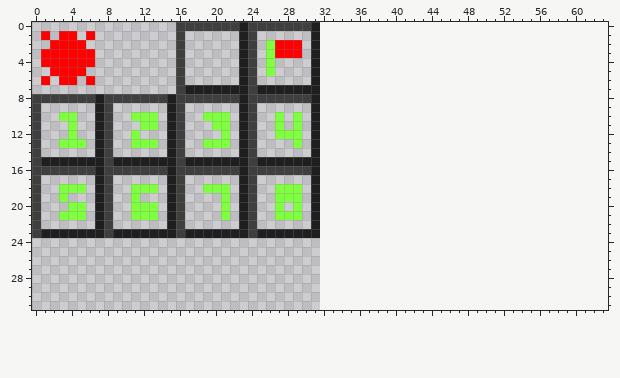
Edited in one commit: pixel-art sprite (atlas.png). This is how it looked before the edit.
The file is 32x32 pixels. The old version is drawn lined up with the new one, on the new canvas.
New version:
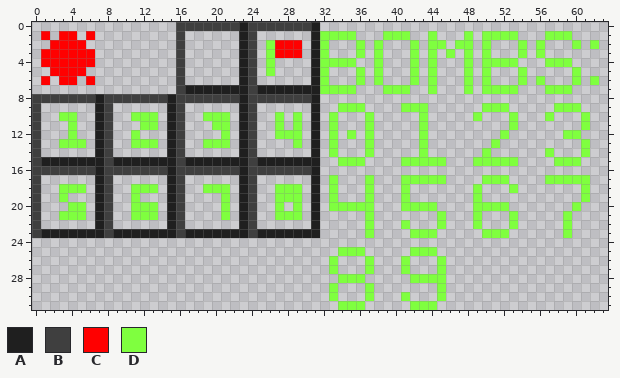
Palette (. is transparent): A #1f1f1f  B #3f3f3f  C #ff0000  D #7fff3f
From the commit log: atlas: add "bombs" and numbers
The exact change:
canvas 32x32 -> 64x32
y 1: x 32..35 .... -> DDDD; x 39..41 ... -> DDD; x 44 . -> D; x 48 . -> D; x 50..53 .... -> DDDD; x 57..59 ... -> DDD
y 2: x 32 . -> D; x 36 . -> D; x 38 . -> D; x 42 . -> D; x 44..45 .. -> DD; x 47..48 .. -> DD; x 50 . -> D; x 54 . -> D; x 56 . -> D; x 60 . -> D; x 62 . -> D
y 3: x 32 . -> D; x 36 . -> D; x 38 . -> D; x 42 . -> D; x 44 . -> D; x 46 . -> D; x 48 . -> D; x 50 . -> D; x 54 . -> D; x 56 . -> D
y 4: x 32..35 .... -> DDDD; x 38 . -> D; x 42 . -> D; x 44 . -> D; x 48 . -> D; x 50..53 .... -> DDDD; x 57..59 ... -> DDD
y 5: x 32 . -> D; x 36 . -> D; x 38 . -> D; x 42 . -> D; x 44 . -> D; x 48 . -> D; x 50 . -> D; x 54 . -> D; x 60 . -> D
y 6: x 32 . -> D; x 36 . -> D; x 38 . -> D; x 42 . -> D; x 44 . -> D; x 48 . -> D; x 50 . -> D; x 54 . -> D; x 56 . -> D; x 60 . -> D; x 62 . -> D
y 7: x 32..35 .... -> DDDD; x 39..41 ... -> DDD; x 44 . -> D; x 48 . -> D; x 50..53 .... -> DDDD; x 57..59 ... -> DDD
y 9: x 34..36 ... -> DDD; x 41..43 ... -> DDD; x 50..52 ... -> DDD; x 58..60 ... -> DDD
y 10: x 33 . -> D; x 37 . -> D; x 43 . -> D; x 49 . -> D; x 53 . -> D; x 57 . -> D; x 61 . -> D
y 11: x 33 . -> D; x 37 . -> D; x 43 . -> D; x 53 . -> D; x 61 . -> D
y 12: x 33 . -> D; x 35 . -> D; x 37 . -> D; x 43 . -> D; x 52 . -> D; x 59..60 .. -> DD
y 13: x 33 . -> D; x 37 . -> D; x 43 . -> D; x 51 . -> D; x 61 . -> D
y 14: x 33 . -> D; x 37 . -> D; x 43 . -> D; x 50 . -> D; x 57 . -> D; x 61 . -> D
y 15: x 34..36 ... -> DDD; x 41..45 ..... -> DDDDD; x 49..53 ..... -> DDDDD; x 58..60 ... -> DDD
y 17: x 33 . -> D; x 37 . -> D; x 41..45 ..... -> DDDDD; x 50..52 ... -> DDD; x 57..61 ..... -> DDDDD
y 18: x 33 . -> D; x 37 . -> D; x 41 . -> D; x 49 . -> D; x 53 . -> D; x 61 . -> D
y 19: x 33 . -> D; x 37 . -> D; x 41 . -> D; x 49 . -> D; x 61 . -> D
y 20: x 33..37 ..... -> DDDDD; x 41..44 .... -> DDDD; x 49..52 .... -> DDDD; x 60 . -> D
y 21: x 37 . -> D; x 45 . -> D; x 49 . -> D; x 53 . -> D; x 59 . -> D
y 22: x 37 . -> D; x 41 . -> D; x 45 . -> D; x 49 . -> D; x 53 . -> D; x 59 . -> D
y 23: x 37 . -> D; x 42..44 ... -> DDD; x 50..52 ... -> DDD; x 59 . -> D
y 25: x 34..36 ... -> DDD; x 42..44 ... -> DDD
y 26..27: x 33 . -> D; x 37 . -> D; x 41 . -> D; x 45 . -> D
y 28: x 34..36 ... -> DDD; x 42..45 .... -> DDDD
y 29: x 33 . -> D; x 37 . -> D; x 45 . -> D
y 30: x 33 . -> D; x 37 . -> D; x 41 . -> D; x 45 . -> D
y 31: x 34..36 ... -> DDD; x 42..44 ... -> DDD
